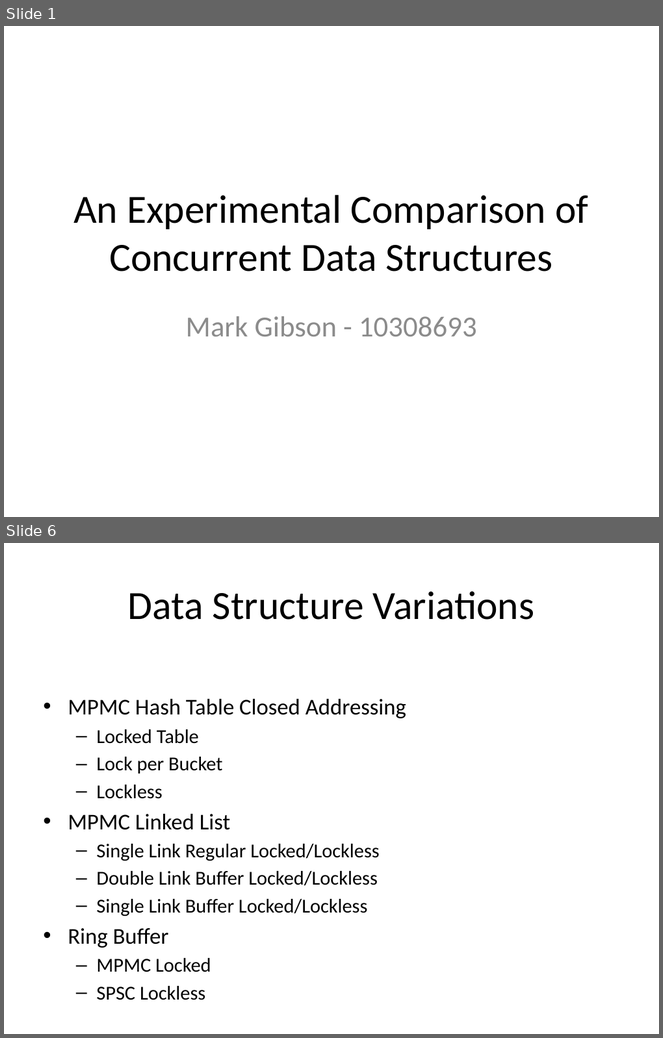
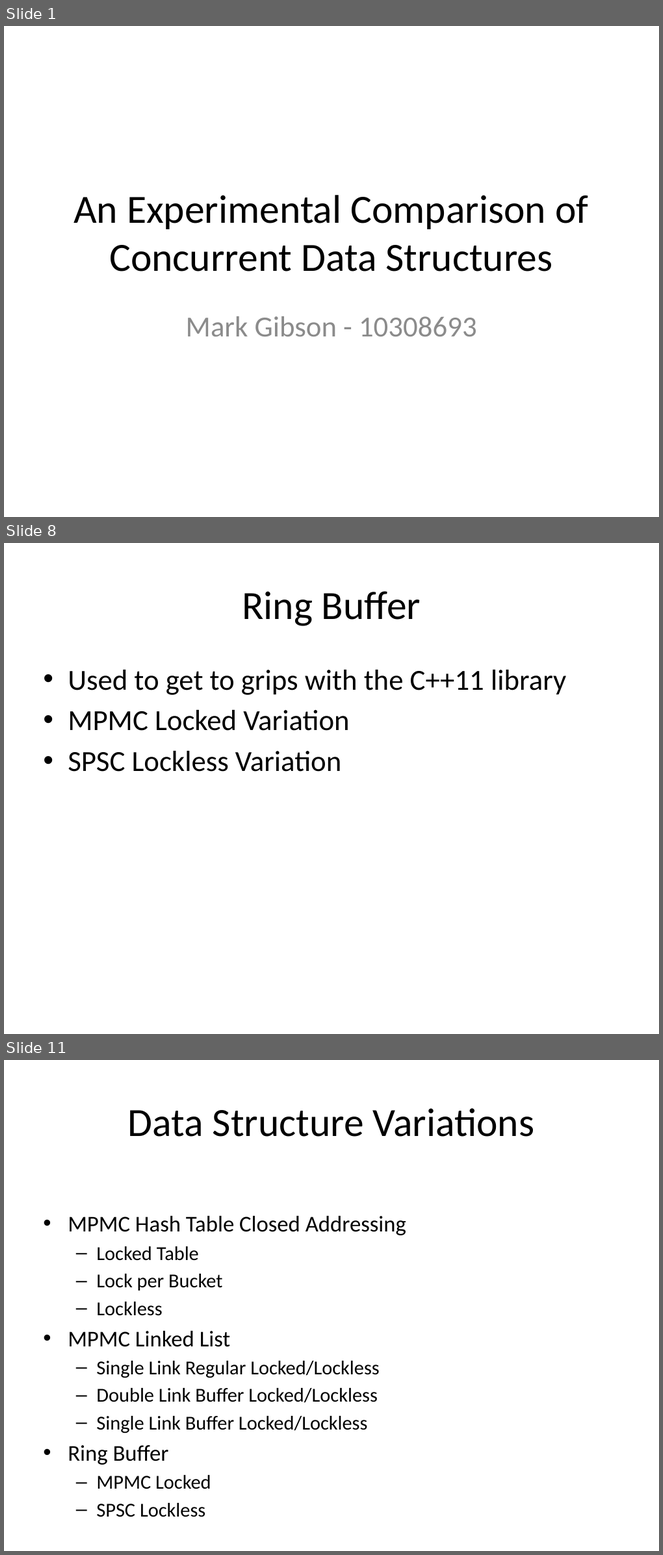
Before and after one commit to gibsonma/FYP, a slide deck: Report/FYP_Presentation.pptx. Shown one above the other, each under a label of ours: slides 1 and 6 before the commit, slides 1, 8 and 11 after it; the slides between them are not shown. The pictures are 663x1038 and 663x1555 pixels, drawn with LibreOffice and Linux fonts; fonts in the diff are those of the drawing. Boxes give left, top, right and bottom in pixels: in the first picture for what was removed or moved away, otherwise in the second. Text is boxed around its words. In the diff, an @@ line names an element or a change of style, - is before the commit and + after.

```diff
--- a/Report/FYP_Presentation.pptx
+++ b/Report/FYP_Presentation.pptx
@@ slide 8 added at [4, 543, 659, 1034], background #FFFFFF @@
@@ title added at [242, 591, 421, 626], 44 pt, text #000000 @@
+Ring Buffer
@@ text added at [68, 670, 566, 772], 32 pt, text #000000 @@
+• Used to get to grips with the C++11 library
+• MPMC Locked Variation
+• SPSC Lockless Variation
@@ what was slide 6 is now slide 11 @@
```
Also in this commit, not shown: 4 slides changed, 4 other slides added.
